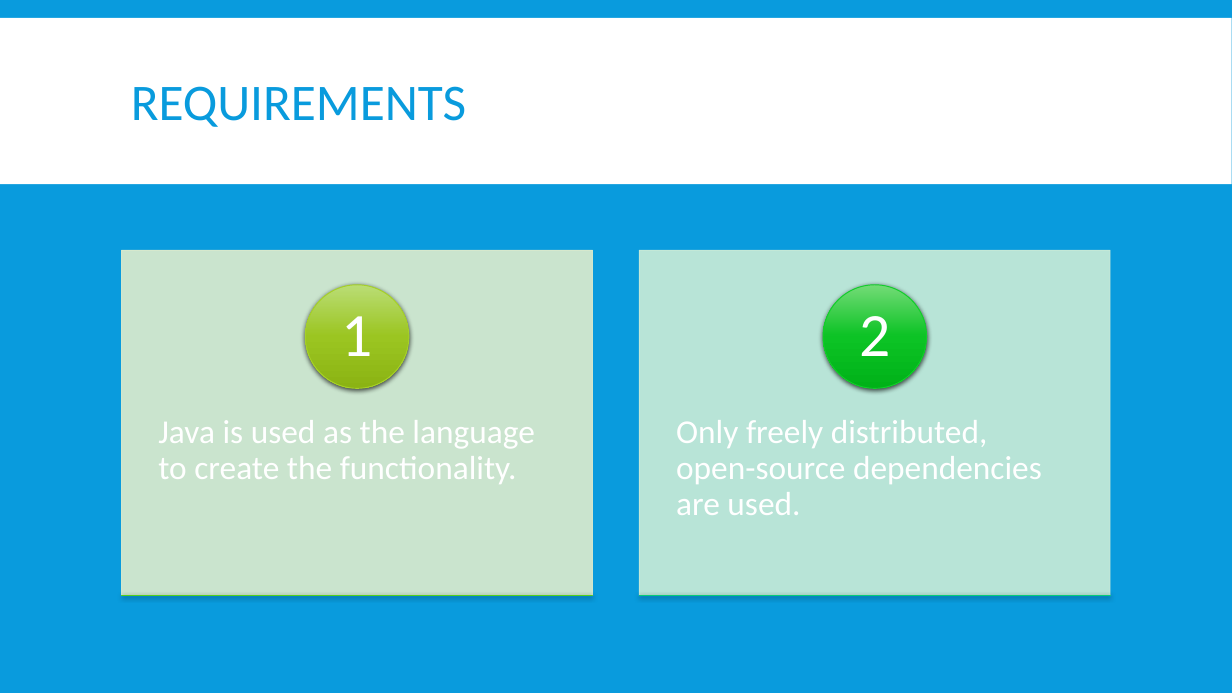
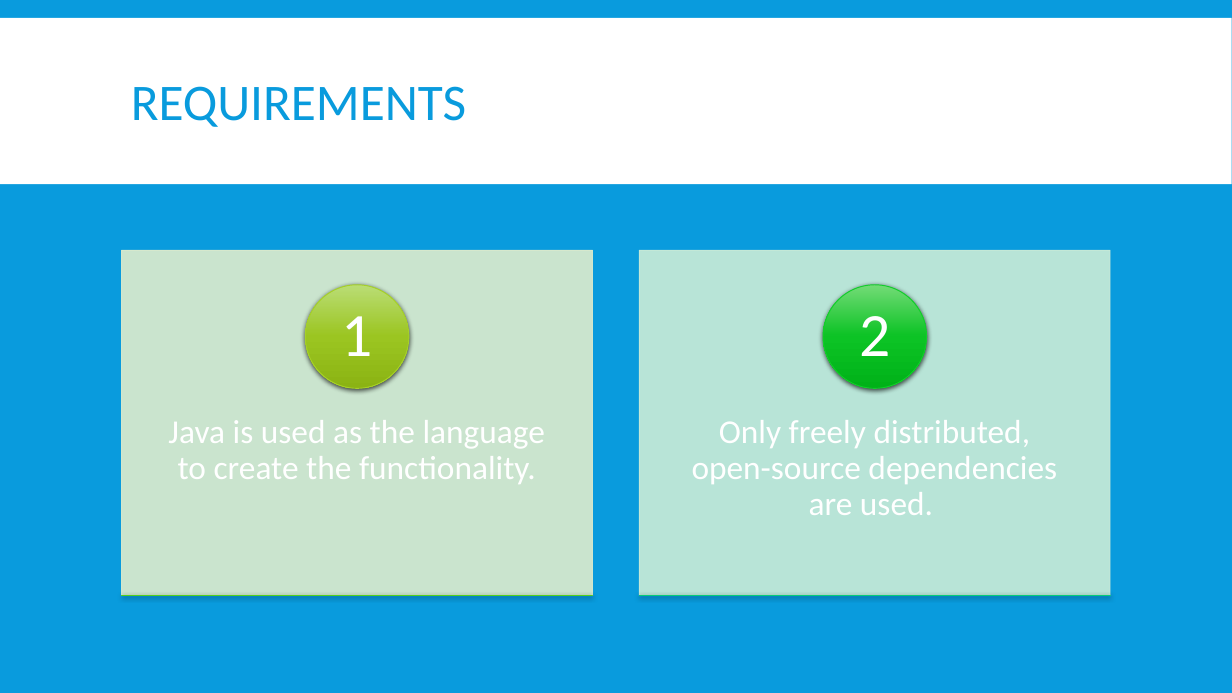
Before and after one commit to OryGregS/SeniorProject, a slide deck: slide 6 of docs/other/FuzzyRecordLinkage.pptx. Drawn at 1232x693 pixels with LibreOffice and Linux fonts; fonts in the diff are those of the drawing. Boxes give left, top, right and bottom in pixels: in the first picture for what was removed or moved away, otherwise in the second. Text is boxed around its words. In the diff, an @@ line names an element or a change of style, - is before the commit and + after.

```diff
--- a/docs/other/FuzzyRecordLinkage.pptx
+++ b/docs/other/FuzzyRecordLinkage.pptx
@@ text "Java is used as the ..." at <box>168,420,545,484</box>: alignment left to centre @@
@@ text "Only freely distributed, open-source dependencies ..." at <box>692,420,1057,515</box>: alignment left to centre @@
```
Also in this commit, not shown: 11 other slides changed, 2 other files.
